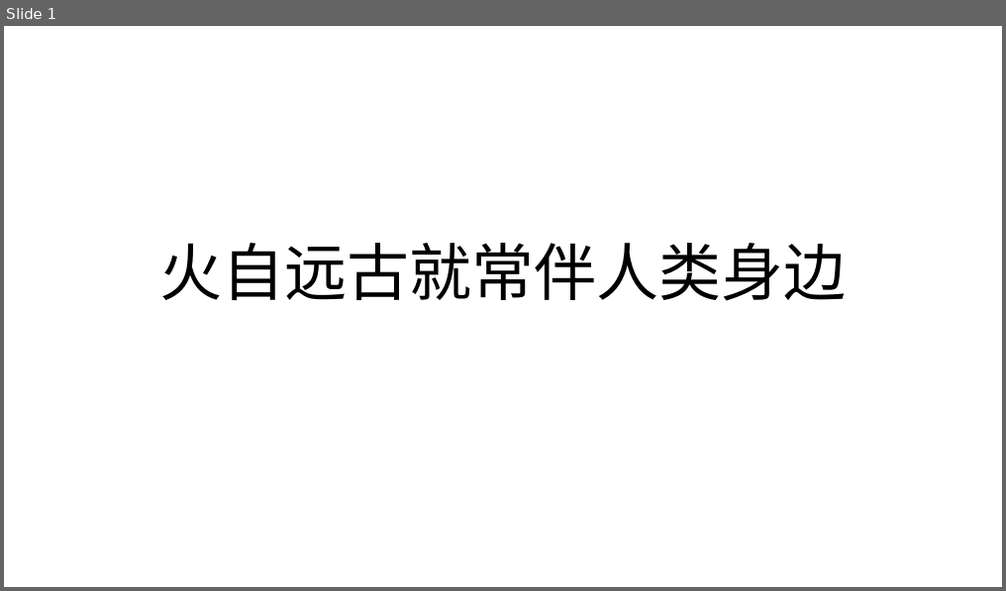
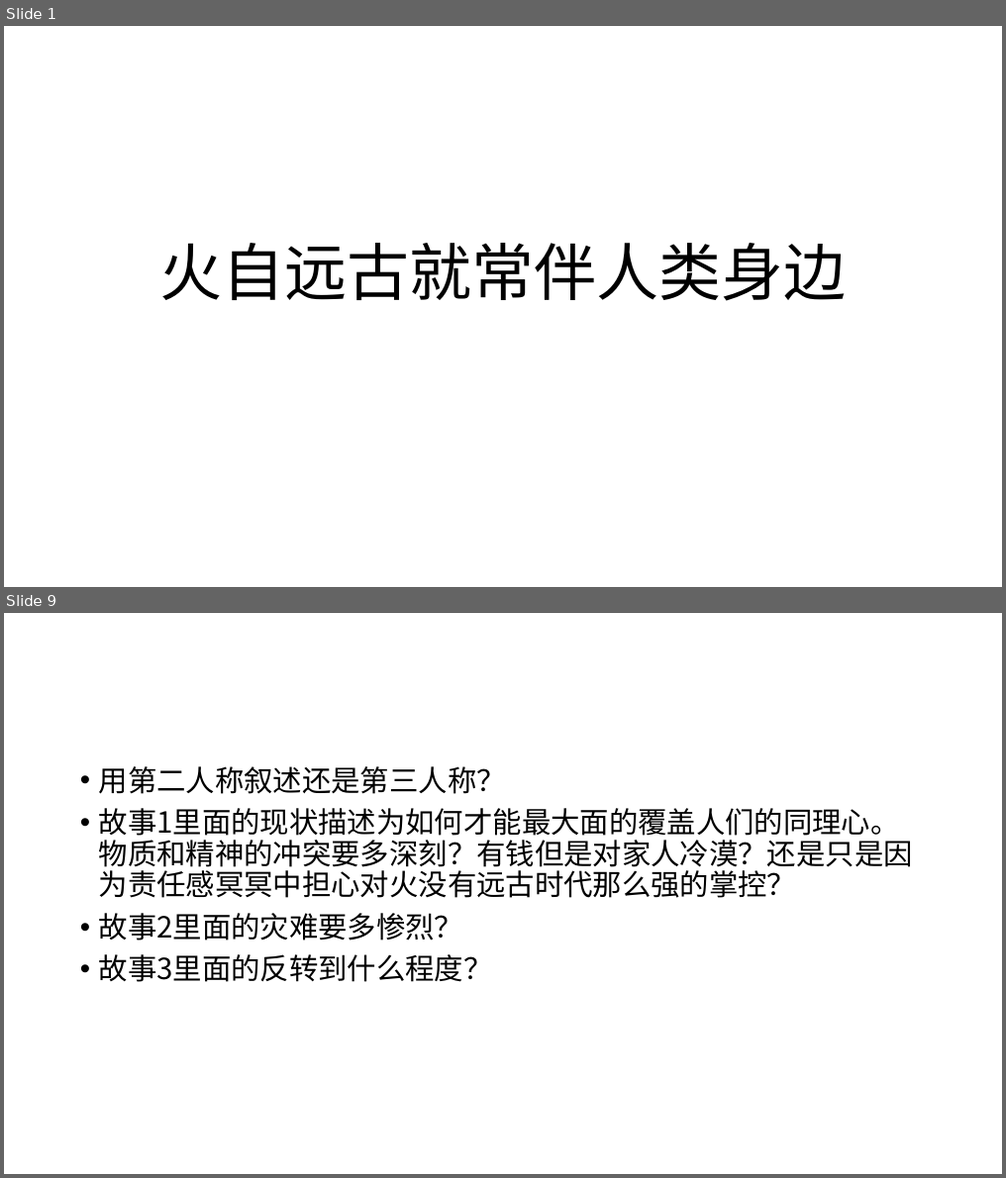
Before and after one commit to movive/hello-world, a slide deck: BP/火-消防.pptx. Shown one above the other, each under a label of ours: slide 1 before the commit, slides 1 and 9 after it; the slides between them are not shown. The pictures are 1006x591 and 1006x1178 pixels, drawn with LibreOffice and Linux fonts; fonts in the diff are those of the drawing. Boxes give left, top, right and bottom in pixels: in the first picture for what was removed or moved away, otherwise in the second. Text is boxed around its words. In the diff, an @@ line names an element or a change of style, - is before the commit and + after.

```diff
--- a/BP/火-消防.pptx
+++ b/BP/火-消防.pptx
@@ slide 9 added at (4, 613, 1002, 1174), background #FFFFFF @@
@@ text added at (99, 766, 913, 982), 28 pt, text #000000 @@
+• 用第二人称叙述还是第三人称？
+• 故事1里面的现状描述为如何才能最大面的覆盖人们的同理心。物质和精神的冲突要多深刻？有钱但是对家人冷漠？还是只是因为责任感冥冥中担心对火没有远古时代那么强的掌控？
+• 故事2里面的灾难要多惨烈？
+• 故事3里面的反转到什么程度？
```
Also in this commit, not shown: 3 slides changed, 4 other slides added, 1 slide removed.
